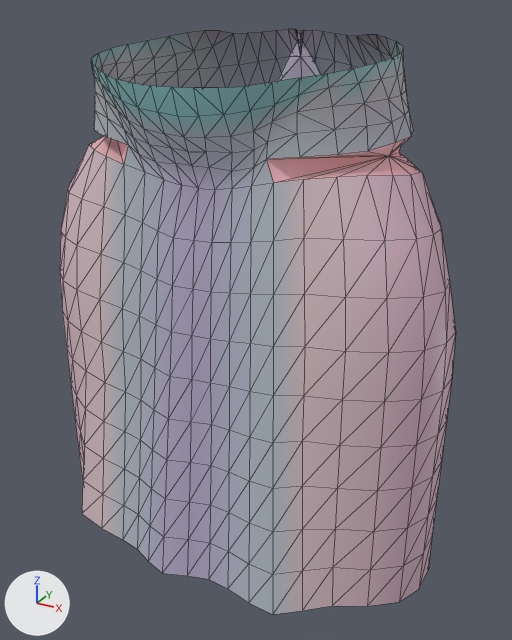
The glTF model assets/giant/parts/Garment_kilt_core.glb, before and after one commit.
Rendered twice from a 50 mm lens placed at (0.775, -1.446, 2.319), pointed at (0.006, -0.049, 1.62). Lighting does not change. The marker at lower left points along +X, +Y and +Z. The picture after the commit comes second. Mesh edges are drawn as thin lines. Vertices at exactly the same position are counted once.

Objects in the first picture: 'Garment_kilt_core'.
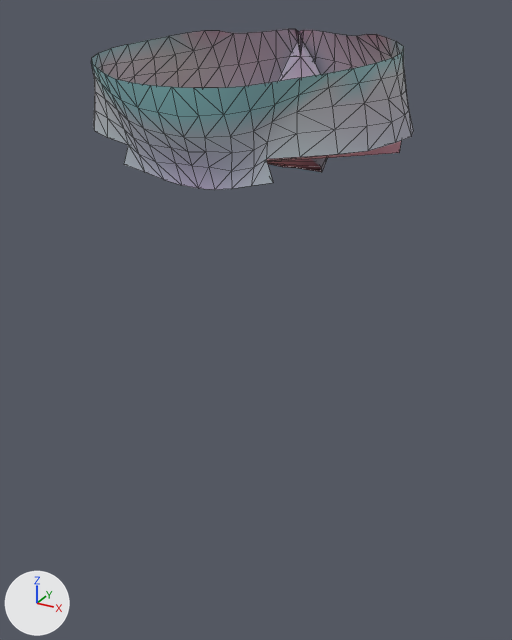
What the commit changed:
me_garment_kilt_core is used by ob_garment_kilt_core; location (0.0, 0.0, 0.0).
me_garment_kilt_core had 686 vertices, 1280 faces and spanned x -0.499..0.499, y -0.4..0.351, z 1.078..2.274.
me_garment_kilt_core now has 235 vertices, 424 faces and spans x -0.357..0.364, y -0.35..0.247, z 1.942..2.274.
me_garment_kilt_core part 1: 452 vertices removed from x -0.499..0.499, y -0.4..0.351, z 1.078..2.06.
me_garment_kilt_core part 2: 1 vertex added at x 0.001, y -0.013, z 1.997.

Where the change shows, as pixel boxes (x1, y1, x2, y2) in the pictures (512 x 640 px):
'Garment_kilt_core', reshaped (19% narrower, 72% shorter)
    before: (60, 29, 456, 614)
    after: (91, 29, 413, 190)
part 1 of me_garment_kilt_core, deleted
    before: (60, 136, 456, 614)
part 2 of me_garment_kilt_core, added (brown)
    after: (266, 141, 401, 172)
